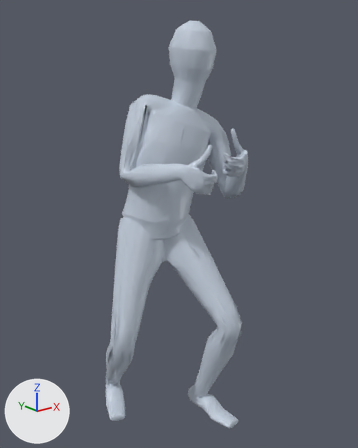
The glTF model app/assets/anims/Base/dodge_left.glb, before and after one commit.
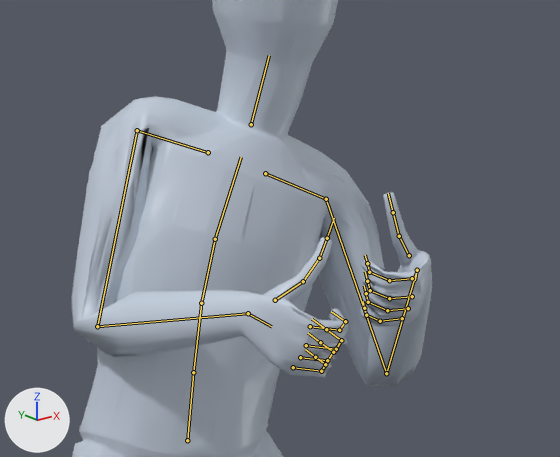
Old and new are each drawn whole from a camera (50 mm lens) standing at (-1.153, -1.575, 1.584) and looking at (0.057, -0.062, 0.979) and again close up on the part from 26% to 82% of the width and 13% to 50% of the height. Lighting does not change. The marker at lower left points along +X, +Y and +Z. The older version's two pictures come first. Both versions are drawn at frame 8 of the action 'Animation'; the numbers are the values there. The bones that change, and the others that lie on the model, are drawn over the model as lines in the close-ups.

In view in the first close-up: 'Body_human_male'.
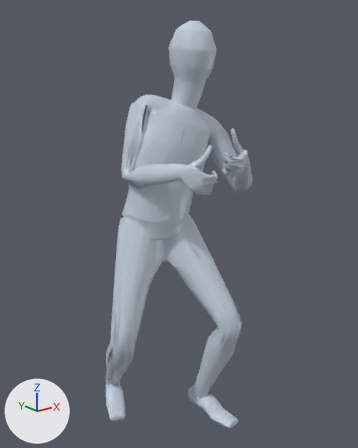
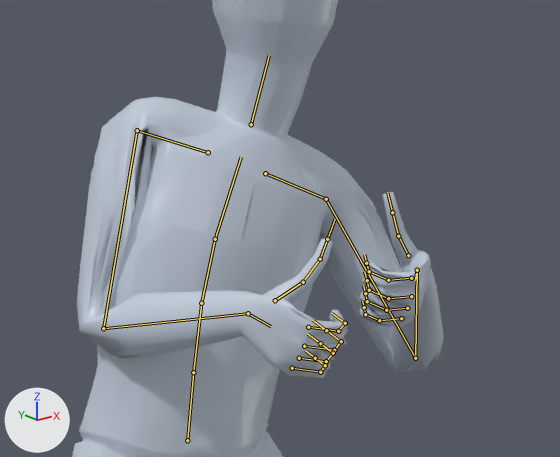
Location of each change, (x1, y1, x2, y2) in pixels of the close-ups (560 x 457 px):
'Body_human_male', posed: before (71, 0, 432, 457); after (72, 0, 443, 457)
bone 'mixamorig:LeftArm', root to tip: before (326, 199) to (386, 373); after (326, 199) to (415, 358)
bone 'mixamorig:RightArm', root to tip: before (137, 130) to (97, 326); after (137, 130) to (103, 328)

Patch to the scene script:
```diff
--- a/app/assets/anims/Base/dodge_left.glb.py
+++ b/app/assets/anims/Base/dodge_left.glb.py
@@ bone_mixamorig_leftarm @@
 bone_mixamorig_leftarm = bpy.data.objects['Armature'].pose.bones['mixamorig:LeftArm']  # child of 'mixamorig:LeftShoulder'
-bone_mixamorig_leftarm.rotation_quaternion = (0.895, -0.433, -0.078, -0.081)  # degrees (-51, -12, -5)
+bone_mixamorig_leftarm.rotation_quaternion = (0.934, -0.343, -0.043, -0.093)  # degrees (-40, -8, -8)
@@ bone_mixamorig_lefthand @@
 bone_mixamorig_lefthand = bpy.data.objects['Armature'].pose.bones['mixamorig:LeftHand']  # child of 'mixamorig:LeftForeArm'
-bone_mixamorig_lefthand.rotation_quaternion = (0.826, -0.166, -0.315, 0.436)  # degrees (-36, -22, 63)
+bone_mixamorig_lefthand.rotation_quaternion = (0.821, -0.115, -0.396, 0.394)  # degrees (-37, -34, 63)
@@ bone_mixamorig_rightarm @@
 bone_mixamorig_rightarm = bpy.data.objects['Armature'].pose.bones['mixamorig:RightArm']  # child of 'mixamorig:RightShoulder'
-bone_mixamorig_rightarm.rotation_quaternion = (0.686, -0.684, -0.037, 0.244)  # degrees (-86, 16, 24)
+bone_mixamorig_rightarm.rotation_quaternion = (0.673, -0.702, -0.03, 0.231)  # degrees (-89, 17, 22)
```
